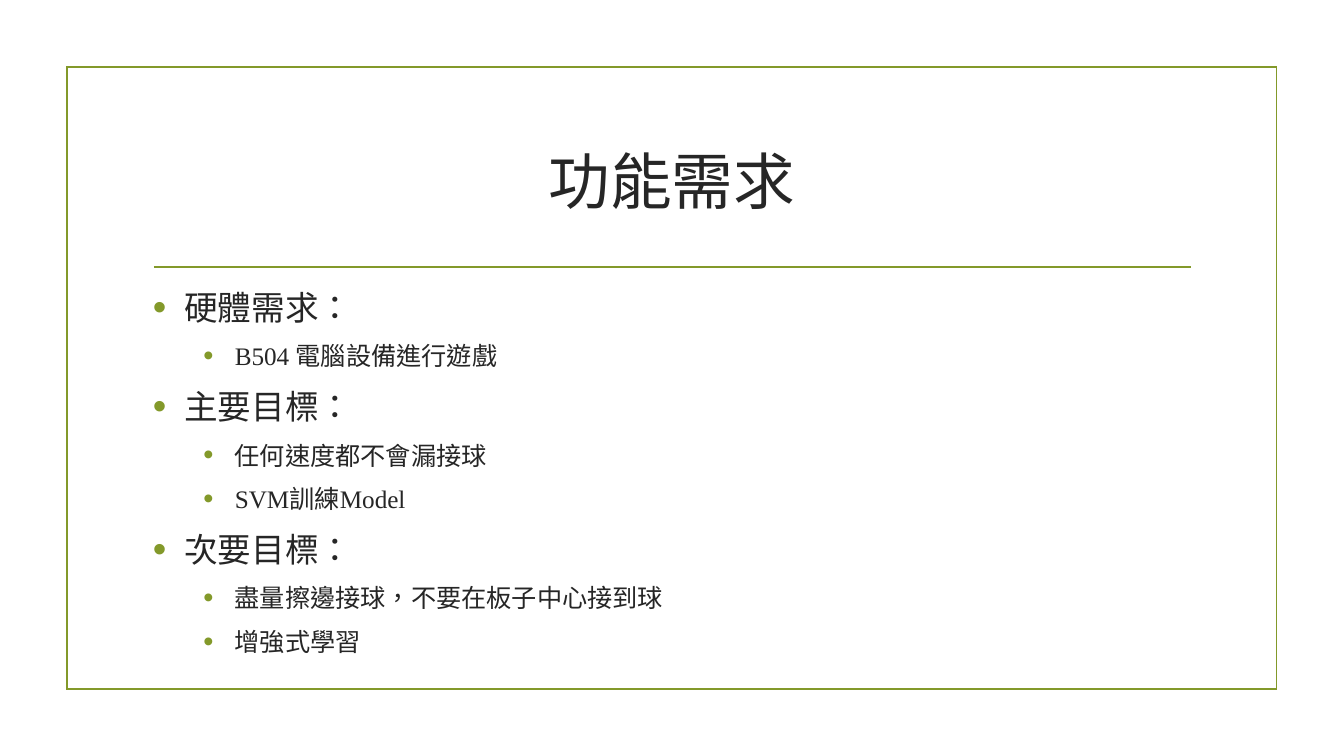
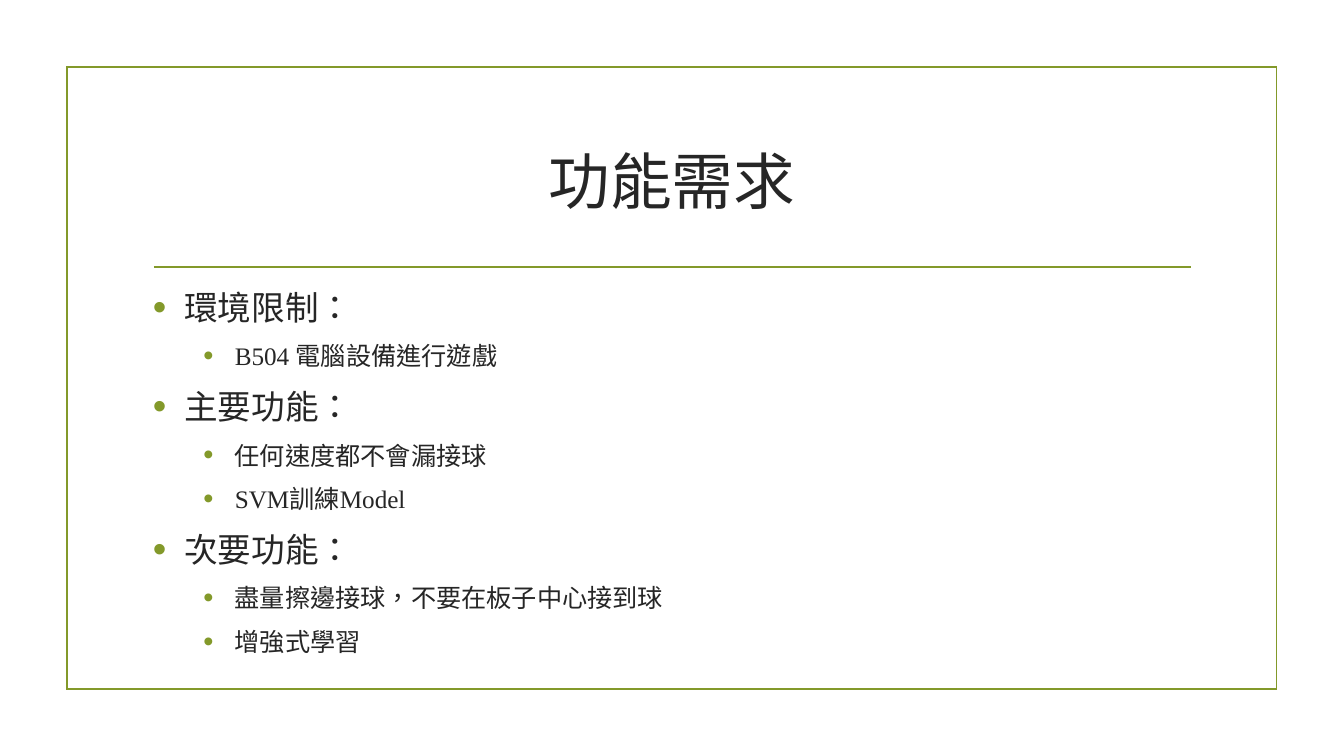
Before and after one commit to ErEcheLon/Mechine-Learning, a slide deck: slide 2 of Hw6/ML_PingPong.pptx. Drawn at 1344x756 pixels with LibreOffice and Linux fonts; fonts in the diff are those of the drawing; background and template pictures are left out. Boxes give left, top, right and bottom in pixels: in the first picture for what was removed or moved away, otherwise in the second. Text is boxed around its words. In the diff, an @@ line names an element or a change of style, - is before the commit and + after.

```diff
--- a/Hw6/ML_PingPong.pptx
+++ b/Hw6/ML_PingPong.pptx
@@ text at bbox=[184, 291, 352, 323]: text changed @@
-• 硬體需求：
+• 環境限制：
@@ text at bbox=[184, 390, 352, 422]: text changed @@
-• 主要目標：
+• 主要功能：
@@ text at bbox=[184, 533, 352, 565]: text changed @@
-  • 次要目標：
+  • 次要功能：
```
Also in this commit, not shown: 1 other slide changed, 5 slides added, 1 other file.
